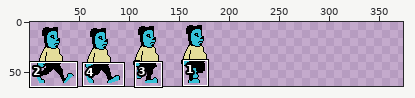
Sprite sheet -- protag-animation-shirt2-walking.png. Above: a wide view before the commit, with the close-up outlined.
Close-up. As it was:
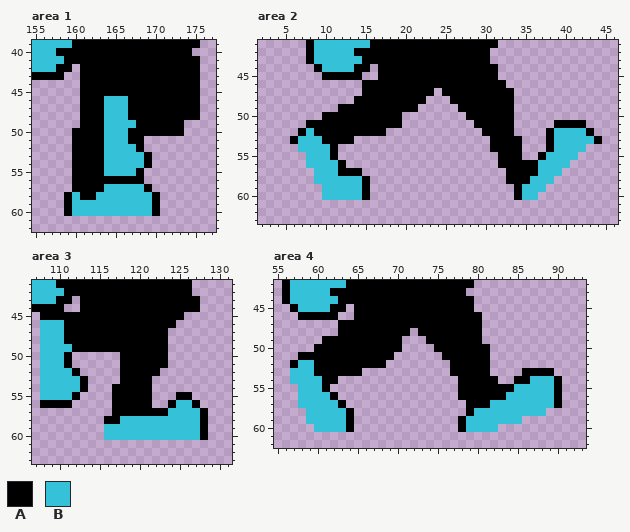
The file is 192x64 pixels. Shown: area 1: x 155..177, y 39..62; area 2: x 2..46, y 41..63; area 3: x 107..131, y 41..63; area 4: x 55..93, y 42..62. The old version is drawn lined up with the new one, on the new canvas. The wide view leaves out empty margins. The commit also changed other parts of the picture, which this record leaves out.
Palette (. is transparent): A #000000  B #35c1d7
Pixels before, area 1, first column x 155:
39 BBBBBAAAAAAAAAAAAAAAA
40 BBBAAAAAAAAAAAAAAAAA.
41 BBBBAAAAAAAAAAAAAAAAA
42 BBBAA.AAAAAAAAAAAAAAA
43 AAAA..AAAAAAAAAAAAAAA
44 ......AAAAAAAAAAAAAAA
45 ......AAAAAAAAAAAAAAA
46 ......AAABBBAAAAAAAAA
47 ......AAABBBAAAAAAAAA
48 ......AAABBBAAAAAAAAA
49 ......AAABBBBAAAAAA..
50 .....AAAABBBAAAAAAA..
51 .....AAAABBBAA.......
52 .....AAAABBBBA.......
53 .....AAAABBBBBA......
54 .....AAAABBBBBA......
55 .....AAAABBBBA.......
56 .....AAAAAAAAA.......
57 .....AAAABBBBBA......
58 ....ABAABBBBBBBA.....
59 ....ABBBBBBBBBBA.....
60 ....ABBBBBBBBBBA.....
Pixels before, area 2, first column x 6:
41 ..ABBBBBBBAAAAAAAAAAAAAAAA.............
42 ..ABBBBBAAAAAAAAAAAAAAAAA..............
43 ..ABBBBBBAAAAAAAAAAAAAAAA..............
44 ...ABBBBAA.AAAAAAAAAAAAAAA.............
45 ....AAAAA..AAAAAAAAAAAAAAA.............
46 .........AAAAAAAAAAAAAAAAAA............
47 .........AAAAAAAAA.AAAAAAAAA...........
48 ........AAAAAAAAA...AAAAAAAA...........
49 ......AAAAAAAAAA.....AAAAAAA...........
50 ....AAAAAAAAAA........AAAAAA...........
51 ..AAAAAAAAAAAA.........AAAAA.....AAAA..
52 .ABAAAAAAAAA............AAAA....ABBBBA.
53 ABBBAAAA.................AAAA...ABBBBBA
54 .BBBBA...................AAAA...ABBBB..
55 ..BBBA....................AAA..ABBBB...
56 ..BBBBA...................AAAAABBBB....
57 ...BBBAAA..................AAAABBB.....
58 ...BBBBBBA.................AAABBB......
59 ....BBBBBA..................ABBB.......
60 ....BBBBBA..................ABB........
Pixels before, area 3, first column x 107:
41 BBBAAAAAAAAAAAAAAAAA..
42 BBBBAAAAAAAAAAAAAAAA..
43 BBBAA.AAAAAAAAAAAAAAA.
44 AAAA..AAAAAAAAAAAAAAA.
45 .AAAAAAAAAAAAAAAAAA...
46 .BBBAAAAAAAAAAAAAA....
47 .BBBAAAAAAAAAAAAA.....
48 .BBBAAAAAAAAAAAAA.....
49 .BBBBAAAAAAAAAAAA.....
50 .BBBA......AAAAAA.....
51 .BBBA......AAAAAA.....
52 .BBBBA.....AAAAA......
53 .BBBBBA....AAAA.......
54 .BBBBBA...AAAAA.......
55 .BBBBA....AAAAA...AA..
56 .AAAA.....AAAAA..ABBA.
57 ..........AAAAAAABBBBA
58 .........AABBBBBBBBBBA
59 .........BBBBBBBBBBBBA
60 .........BBBBBBBBBBBBA
Pixels before, area 4, first column x 56:
42 ABBBBBBBAAAAAAAAAAAAAAAA...........
43 ABBBBBAAAAAAAAAAAAAAAAA............
44 ABBBBBBAAAAAAAAAAAAAAAAA...........
45 .ABBBBAA.AAAAAAAAAAAAAAA...........
46 ..AAAAA..AAAAAAAAAAAAAAAA..........
47 .......AAAAAAAAAAAAAAAAAA..........
48 .......AAAAAAAAA.AAAAAAAA..........
49 .....AAAAAAAAAA...AAAAAAA..........
50 ....AAAAAAAAAAA....AAAAAAA.........
51 ..AAAAAAAAAAAA......AAAAAA.........
52 .ABBAAAAAAAAA........AAAAA.........
53 .BBBAAAAAA...........AAAAA....AAAA.
54 .BBBBAA...............AAAAA..AABBBA
55 ..BBBA................AAAAAAABBBBBA
56 ..BBBBA...............AAAAAABBBBBBA
57 ..BBBBBA...............AAABBBBBBBBA
58 ...BBBBBA..............ABBBBBBBBB..
59 ...BBBBBA.............ABBBBBBB.....
60 ....BBBBA.............ABBBB........
The result:
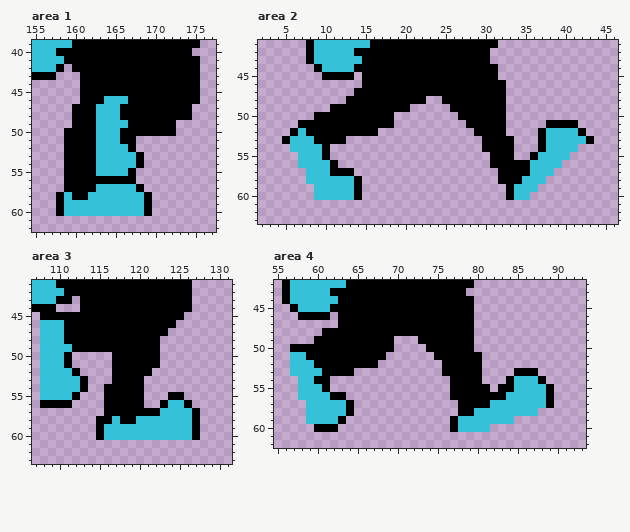
From old to new:
canvas 192x64 -> 384x64
Changed rows in their new state; - is an unchanged pixel.
Area 1:
first column x 158:
42 -.A
43 .--
first column x 158:
47 --A--B--A--------.
48 --A--B--A--------.
49 --A--B---A-----.--
50 -A---B--A------.--
51 -A---B--A-.-------
52 -A---B---A.-------
53 -A---B----A.------
54 -A---B----A.------
55 -A---B---A.-------
56 -A--------.-------
57 -A---B----A.------
58 ABA-B------A.-----
59 AB---------A.-----
60 AB---------A.-----
Area 2:
first column x 5:
44 -----------A----------------------------
45 ---------.AA----------------------------
47 ---------A---------A--------.-----------
48 --------A-----------A-------.-----------
49 ------A---------.----A------.-----------
50 ----A---------.-------A-----.-----------
51 --A-----------.--------A----.----A---.--
52 -ABA--------.-----------A---.---AB---A.-
53 AB--A---.----------------A---.--AB----A.
54 -B---A.------------------A---.--AB---.--
55 --B--A.-------------------A--.-AB---.---
56 --B---A.------------------A----B---.----
57 ---B--A--.-----------------A---B--.-----
58 ---B-----A.----------------A--B--.------
59 ----B----A.-----------------AB--.-------
60 ----B----A.-----------------AB-.--------
Area 3:
first column x 110:
43 -----------------.
44 .----------------.
first column x 115:
48 --------.-----
49 --------.-----
50 --A-----.-----
51 --A-----.-----
52 --A----.------
53 --A---.-------
54 -A----.-------
55 -A----.--A-.--
56 -A----.-AB-A.-
57 -A------B---A.
58 A-BAA-------A.
59 A-----------A.
60 A-----------A.
Area 4:
first column x 57:
45 -------A--------------------------
46 -----.AA---------------.----------
47 -----------------------.----------
48 ----AA---------A-------.----------
49 ---A---------.--A------.----------
50 AAA----------.---A-----..---------
51 BB----------.-----A-----.---------
52 B----------.-------A----.---------
53 ---B----.----------A----.---A--..-
54 .--A-.--------------A---..-ABB-A..
55 --------------------A----.------A.
56 ------A-------------A-----------A.
57 -.----BA-------------A----------A.
58 ---------------------A---------.--
59 ------A.------------AB------.-----
60 ---AAA..------------AB---.--------
